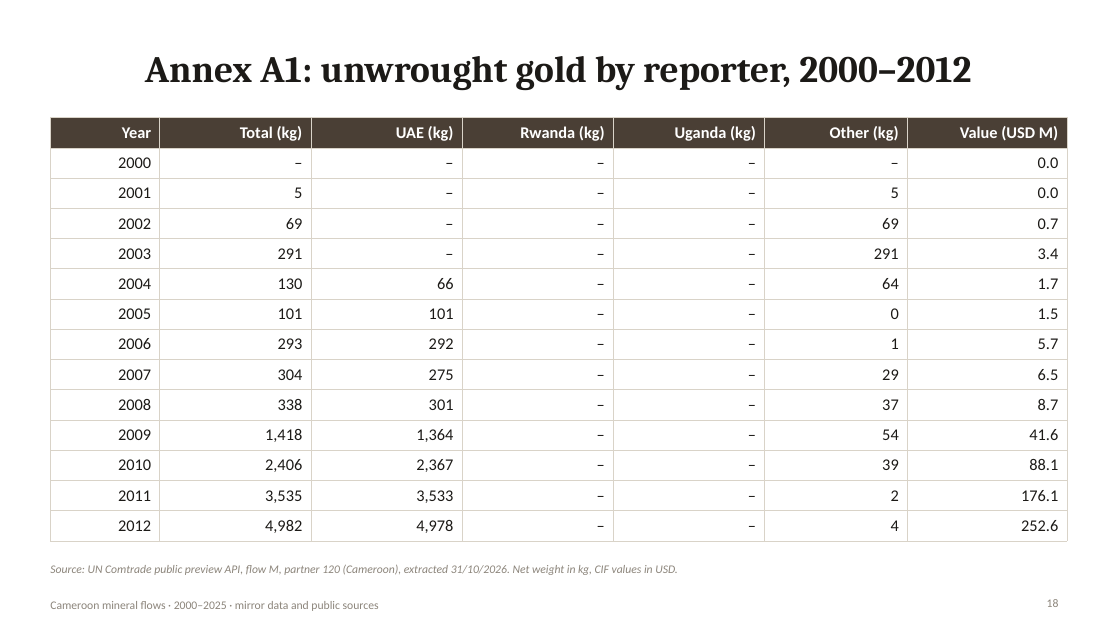
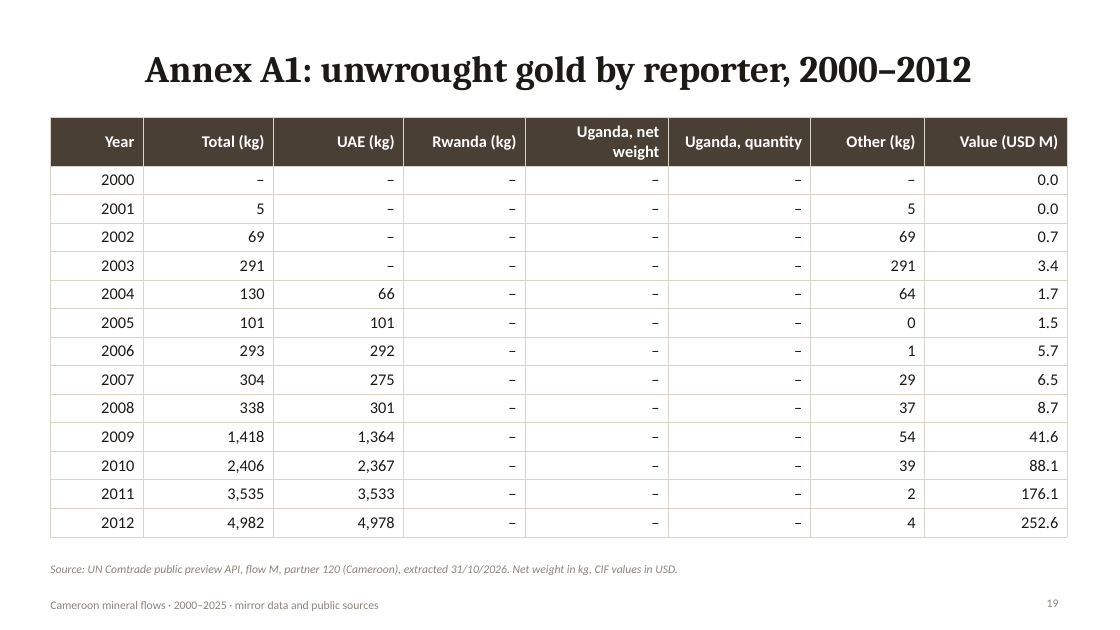
Before and after one commit to boujieka/Boujieka, a slide deck: slide 19 of docs/presentation/Cameroon_mineral_flows_2000-2025_EN.pptx (slide 18 before the commit). Drawn at 1120x630 pixels with LibreOffice and Linux fonts; fonts in the diff are those of the drawing. Boxes give left, top, right and bottom in pixels: in the first picture for what was removed or moved away, otherwise in the second. Text is boxed around its words. In the diff, an @@ line names an element or a change of style, - is before the commit and + after.

```diff
--- a/docs/presentation/Cameroon_mineral_flows_2000-2025_EN.pptx
+++ b/docs/presentation/Cameroon_mineral_flows_2000-2025_EN.pptx
@@ table at <box>50,118,1067,534</box> @@
-column 5: Uganda (kg) | – | – | – | – | – | – | – | – | – | – | – | – | –
+column 5: Uganda, net weight | – | – | – | – | – | – | – | – | – | – | – | – | –
+column 6: Uganda, quantity | – | – | – | – | – | – | – | – | – | – | – | – | –
```
Also in this commit, not shown: 8 other slides changed, 2 slides added, 4 other files.
